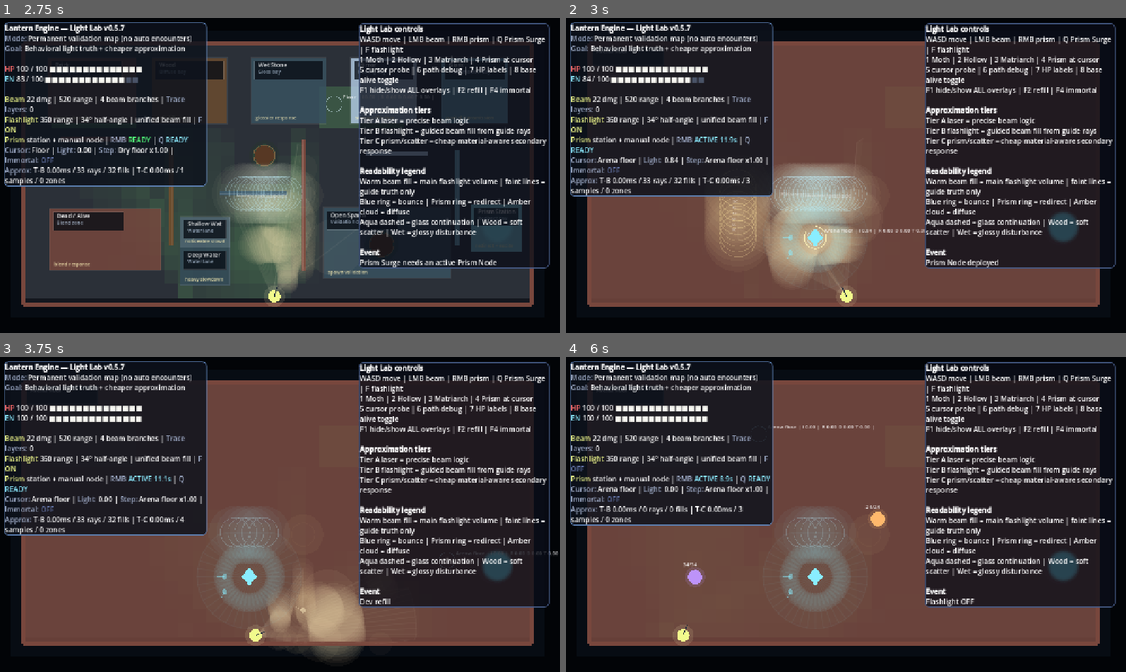
Above: before the commit, frames 1-4 (two rows, left to right).
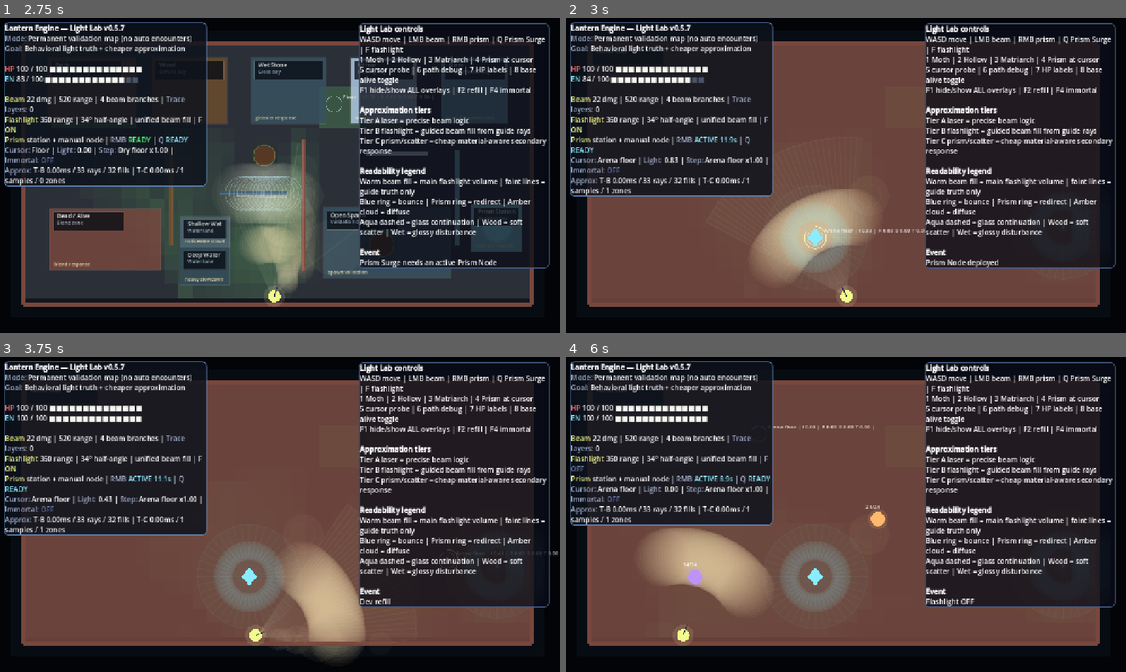
Above: after the commit, the same moments.

Repository: Nopppa/lantern-engine
Game: Godot game, scene res://scenes/main.tscn
Two runs of this game, one before a commit and one after it. Both use one fixed random seed, a clock stepped at 60 frames per second and the inputs below.
Inputs (mouse positions are in pixels of both pictures, inside the frame that each line leads up to):
- Up to frame 1 (2.75 s): tap Enter (ui_accept) at 0.5, 0.77, 1.52, 2 s; move the mouse to (403, 159) at 0.52 s; hold D (move_right) 0.53-1.28 s; click (403, 159) at 0.6 s; move the mouse to (162, 191) at 1.27 s; hold S (move_down) 1.28-2.03 s; tap Q (cast_prism_surge) at 1.35 s; move the mouse to (336, 103) at 2.02 s; hold D (move_right) from 2.03 s (still down); tap E (interact) at 2.1 s
- Up to frame 2 (3 s): move the mouse to (818, 238) at 2.77 s; release D (move_right) at 2.78 s; hold R (grant_upgrade) from 2.78 s (still down); right-click (818, 238) at 2.85 s
- Up to frame 3 (3.75 s): tap Enter (ui_accept) at 3.02 s; move the mouse to (448, 561) at 3.52 s; release R (grant_upgrade) at 3.53 s; hold A (move_left) from 3.53 s (still down); tap Q (quick_refill) at 3.6 s
- Up to frame 4 (6 s): tap Enter (ui_accept) at 3.77, 4.52 s; move the mouse to (672, 464) at 4.27 s; tap 2 (spawn_hollow) at 4.35 s; move the mouse to (874, 514) at 5.02 s; release A (move_left) at 5.03 s; hold S (move_down) 5.03-5.78 s; tap 1 (spawn_moth) at 5.1 s; move the mouse to (756, 432) at 5.77 s; hold D (move_right) from 5.78 s (still down); tap F (toggle_flashlight) at 5.85 s

Frame 1 is identical in both runs. In frame 2, 5.6% of the frame differs, in the area x 6-92%, y 44-87%; in frame 3, 3.4%; in frame 4, 5.1%.

Commit message:
refactor: shift lighting producers and solvers toward LightWorld packets
Continue the hybrid lighting roadmap by moving producer-side flow and
solver boundaries closer to the target architecture.

Producer-side:
- FlashlightVisuals now exposes source option builders and a packet-native
  build_render_packet() entry point
- Light Lab now requests flashlight/prism render packets directly from the
  producer instead of producing local visual arrays and wrapping later
- Secondary packet boundary now carries debug/perf metadata

Solver boundary:
- LightSurfaceResolver now reads occluders, patches, trees, and prism
  emitters through LightWorld-backed helper accessors
- Source enumeration, surface sampling, and closest-hit queries now prefer
  shared world data, leaving scene arrays as adapters/fallbacks

This is an incremental boundary shift, not a full solver rewrite.

Builds on: 3592e39

Diff:
--- a/scripts/gameplay/flashlight_visuals.gd
+++ b/scripts/gameplay/flashlight_visuals.gd
@@ -5,11 +5,15 @@
 const LightResponseModel = preload("res://scripts/gameplay/light_response_model.gd")
 const LightSurfaceResolver = preload("res://scripts/gameplay/light_surface_resolver.gd")
 const LightStability = preload("res://scripts/gameplay/light_stability.gd")
+const LightTypes = preload("res://scripts/gameplay/light_types.gd")
 
 static func build_visual_trace(lab) -> Dictionary:
 	if not lab.flashlight_on:
 		return {"segments": [], "zones": [], "debug_points": [], "fills": [], "perf": {}}
-	return _build_source_trace(lab, {
+	return _build_source_trace(lab, flashlight_source_options(lab))
+
+static func flashlight_source_options(lab) -> Dictionary:
+	return {
 		"source_type": "flashlight",
 		"origin": lab.player_pos,
 		"direction": lab.facing,
@@ -22,10 +26,13 @@
 		"previous_frontier": lab.approx_flashlight_frontier,
 		"source_anchor": lab.player_pos,
 		"radial_emission": false
-	})
+	}
 
 static func build_prism_visual_trace(lab, source_origin: Vector2, source_direction: Vector2, previous_frontier: Dictionary = {}) -> Dictionary:
-	return _build_source_trace(lab, {
+	return _build_source_trace(lab, prism_source_options(source_origin, source_direction, previous_frontier))
+
+static func prism_source_options(source_origin: Vector2, source_direction: Vector2, previous_frontier: Dictionary = {}) -> Dictionary:
+	return {
 		"source_type": "prism",
 		"origin": source_origin,
 		"direction": source_direction,
@@ -37,6 +44,22 @@
 		"previous_frontier": previous_frontier,
 		"source_anchor": source_origin,
 		"radial_emission": true
+	}
+
+static func build_render_packet(lab, options: Dictionary) -> Dictionary:
+	var trace := _build_source_trace(lab, options)
+	var origin := Vector2(options.get("origin", Vector2.ZERO))
+	var direction := Vector2(options.get("direction", Vector2.RIGHT))
+	var source_type := String(options.get("source_type", "light"))
+	var source_spec := LightTypes.light_source_spec(source_type, origin, direction, 1.0, float(options.get("range", 0.0)), {
+		"half_angle_deg": float(options.get("half_angle_deg", 0.0)),
+		"guide_rays": int(options.get("guide_rays", 0)),
+		"radial_emission": bool(options.get("radial_emission", false))
+	})
+	return LightTypes.light_render_packet(source_type, source_spec, trace.get("segments", []), [], trace.get("fills", []), trace.get("zones", []), {
+		"frontier": trace.get("frontier", {}),
+		"debug_points": trace.get("debug_points", []),
+		"perf": trace.get("perf", {})
 	})
 
 static func _build_source_trace(lab, options: Dictionary) -> Dictionary:
@@ -280,7 +303,7 @@
 	return fills
 
 static func _crosses_material_patch(lab, a: Vector2, b: Vector2, material_id: String) -> bool:
-	for patch: Dictionary in lab.surface_patches:
+	for patch: Dictionary in LightSurfaceResolver._world_patches(lab):
 		if String(patch.get("material_id", "")) != material_id:
 			continue
 		var rect: Rect2 = patch["rect"]
--- a/scripts/gameplay/light_surface_resolver.gd
+++ b/scripts/gameplay/light_surface_resolver.gd
@@ -7,6 +7,40 @@
 const LightQuery = preload("res://scripts/gameplay/light_query.gd")
 const LightLabCollision = preload("res://scripts/gameplay/light_lab_collision.gd")
 const LightStability = preload("res://scripts/gameplay/light_stability.gd")
+
+static func _world_occluders(lab) -> Array:
+	if lab.get("light_world") != null and lab.light_world:
+		return lab.light_world.occluder_segments
+	return lab.surface_segments
+
+static func _world_patches(lab) -> Array:
+	if lab.get("light_world") != null and lab.light_world:
+		return lab.light_world.material_patches
+	return lab.surface_patches
+
+static func _world_tree_entities(lab) -> Array:
+	if lab.get("light_world") != null and lab.light_world:
+		return lab.light_world.entity_list("tree_trunk")
+	return lab.tree_trunks
+
+static func _world_prism_entities(lab) -> Array:
+	var entities: Array = []
+	if lab.get("light_world") != null and lab.light_world:
+		entities.append_array(lab.light_world.entity_list("prism_station"))
+		entities.append_array(lab.light_world.entity_list("prism_node"))
+		return entities
+	for prism_station: Dictionary in lab.prism_stations:
+		var entity := prism_station.duplicate(true)
+		entity["kind"] = "prism_station"
+		entities.append(entity)
+	if lab.prism_node:
+		entities.append({
+			"kind": "prism_node",
+			"pos": lab.prism_node.position,
+			"radius": lab.current_prism_radius(),
+			"material_id": "prism"
+		})
+	return entities
 
 static func cast_beam(lab, target: Vector2) -> void:
 	if lab.beam_timer > 0.0:
@@ -129,33 +163,25 @@
 			"half_angle": lab.flashlight_half_angle,
 			"intensity": 0.62
 		})
-	for prism_station: Dictionary in lab.prism_stations:
+	for prism_entity: Dictionary in _world_prism_entities(lab):
+		var kind := String(prism_entity.get("kind", "prism_station"))
 		sources.append({
 			"source_type": "prism",
-			"origin": prism_station["pos"],
-			"direction": Vector2.LEFT,
-			"range": 74.0,
+			"origin": prism_entity["pos"],
+			"direction": Vector2.RIGHT if kind == "prism_node" else Vector2.LEFT,
+			"range": 88.0 if kind == "prism_node" else 74.0,
 			"half_angle": 180.0,
-			"intensity": 0.40
-		})
-	if lab.prism_node:
-		sources.append({
-			"source_type": "prism",
-			"origin": lab.prism_node.position,
-			"direction": Vector2.RIGHT,
-			"range": 88.0,
-			"half_angle": 180.0,
-			"intensity": 0.50
+			"intensity": 0.50 if kind == "prism_node" else 0.40
 		})
 	return sources
 
 static func _surface_samples_for_source(lab, source: Dictionary, previous_keys: Dictionary) -> Array:
 	var candidates: Array = []
-	for surface: Dictionary in lab.surface_segments:
+	for surface: Dictionary in _world_occluders(lab):
 		var sample := _sample_segment_from_source(lab, source, surface)
 		if not sample.is_empty():
 			candidates.append(sample)
-	for patch: Dictionary in lab.surface_patches:
+	for patch: Dictionary in _world_patches(lab):
 		var patch_sample := _sample_patch_from_source(lab, source, patch)
 		if not patch_sample.is_empty():
 			candidates.append(patch_sample)
@@ -307,7 +333,7 @@
 static func _closest_hit(lab, origin: Vector2, direction: Vector2, max_distance: float) -> Dictionary:
 	var best_t: float = max_distance
 	var best: Dictionary = {}
-	for surface: Dictionary in lab.surface_segments:
+	for surface: Dictionary in _world_occluders(lab):
 		var hit := _ray_segment_intersection(origin, direction, Vector2(surface["a"]), Vector2(surface["b"]))
 		if hit.is_empty():
 			continue
@@ -324,7 +350,7 @@
 			"special": false,
 			"hit_kind": "bounce"
 		}
-	for trunk: Dictionary in lab.tree_trunks:
+	for trunk: Dictionary in _world_tree_entities(lab):
 		var trunk_hit := LightLabCollision.segment_intersects_circle(origin, origin + direction * max_distance, Vector2(trunk["pos"]), float(trunk["radius"]))
 		if trunk_hit.is_empty():
 			continue
@@ -334,8 +360,10 @@
 			continue
 		best_t = t_tree
 		best = {"point": point, "normal": (point - Vector2(trunk["pos"])).normalized(), "material_id": "tree", "material_label": "Tree Trunk", "special": false, "hit_kind": "block"}
-	for prism_station: Dictionary in lab.prism_stations:
-		var prism_hit := BeamResolver.segment_circle_hit(origin, origin + direction * max_distance, prism_station["pos"], prism_station["radius"])
+	for prism_entity: Dictionary in _world_prism_entities(lab):
+		if String(prism_entity.get("kind", "")) != "prism_station":
+			continue
+		var prism_hit := BeamResolver.segment_circle_hit(origin, origin + direction * max_distance, prism_entity["pos"], prism_entity["radius"])
 		if prism_hit.is_empty():
 			continue
 		var point2: Vector2 = prism_hit["point"]
--- a/scripts/light_lab_scene.gd
+++ b/scripts/light_lab_scene.gd
@@ -162,42 +162,41 @@
 		secondary_render_packet = _build_secondary_render_packet(secondary)
 		secondary_light_segments = secondary_render_packet.get("segments", [])
 		secondary_light_zones = secondary_render_packet.get("zones", [])
-		secondary_debug_points = secondary.get("debug_points", [])
-		perf_snapshot["secondary"] = secondary.get("perf", {})
+		secondary_debug_points = secondary_render_packet.get("debug_points", [])
+		perf_snapshot["secondary"] = secondary_render_packet.get("perf", {})
 		perf_snapshot["tier_c_ms"] = (Time.get_ticks_usec() - t0) / 1000.0
 		prism_visual_segments = []
 		prism_visual_zones = []
 		prism_visual_debug_points = []
 		prism_visual_fills = []
 		if prism_node:
-			var prism_vis := FlashlightVisuals.build_prism_visual_trace(self, prism_node.position, Vector2.RIGHT, approx_prism_frontiers.get("manual", {}))
-			prism_visual_segments.append_array(prism_vis.get("segments", []))
-			prism_visual_zones.append_array(prism_vis.get("zones", []))
-			prism_visual_debug_points.append_array(prism_vis.get("debug_points", []))
-			prism_visual_fills.append_array(prism_vis.get("fills", []))
-			approx_prism_frontiers["manual"] = prism_vis.get("frontier", {})
+			var prism_packet := FlashlightVisuals.build_render_packet(self, FlashlightVisuals.prism_source_options(prism_node.position, Vector2.RIGHT, approx_prism_frontiers.get("manual", {})))
+			prism_visual_segments.append_array(prism_packet.get("segments", []))
+			prism_visual_zones.append_array(prism_packet.get("zones", []))
+			prism_visual_debug_points.append_array(prism_packet.get("debug_points", []))
+			prism_visual_fills.append_array(prism_packet.get("fills", []))
+			approx_prism_frontiers["manual"] = prism_packet.get("frontier", {})
 		for prism_station: Dictionary in prism_stations:
 			var station_key := "station_%d_%d" % [int(prism_station["pos"].x), int(prism_station["pos"].y)]
-			var station_vis := FlashlightVisuals.build_prism_visual_trace(self, prism_station["pos"], Vector2.LEFT, approx_prism_frontiers.get(station_key, {}))
-			prism_visual_segments.append_array(station_vis.get("segments", []))
-			prism_visual_zones.append_array(station_vis.get("zones", []))
-			prism_visual_debug_points.append_array(station_vis.get("debug_points", []))
-			prism_visual_fills.append_array(station_vis.get("fills", []))
-			approx_prism_frontiers[station_key] = station_vis.get("frontier", {})
+			var station_packet := FlashlightVisuals.build_render_packet(self, FlashlightVisuals.prism_source_options(prism_station["pos"], Vector2.LEFT, approx_prism_frontiers.get(station_key, {})))
+			prism_visual_segments.append_array(station_packet.get("segments", []))
+			prism_visual_zones.append_array(station_packet.get("zones", []))
+			prism_visual_debug_points.append_array(station_packet.get("debug_points", []))
+			prism_visual_fills.append_array(station_packet.get("fills", []))
+			approx_prism_frontiers[station_key] = station_packet.get("frontier", {})
 		prism_render_packet = _build_combined_prism_render_packet()
 		prism_visual_segments = prism_render_packet.get("segments", [])
 		prism_visual_zones = prism_render_packet.get("zones", [])
 		prism_visual_fills = prism_render_packet.get("fills", [])
 	if tier_b_due:
 		var t1 := Time.get_ticks_usec()
-		var flashlight_visuals := FlashlightVisuals.build_visual_trace(self)
-		flashlight_render_packet = _build_visual_render_packet(flashlight_visuals, _flashlight_source_spec())
+		flashlight_render_packet = FlashlightVisuals.build_render_packet(self, FlashlightVisuals.flashlight_source_options(self))
 		flashlight_visual_segments = flashlight_render_packet.get("segments", [])
 		flashlight_visual_zones = flashlight_render_packet.get("zones", [])
-		flashlight_visual_debug_points = flashlight_visuals.get("debug_points", [])
+		flashlight_visual_debug_points = flashlight_render_packet.get("debug_points", [])
 		flashlight_visual_fills = flashlight_render_packet.get("fills", [])
-		approx_flashlight_frontier = flashlight_visuals.get("frontier", {})
-		perf_snapshot["flashlight"] = flashlight_visuals.get("perf", {})
+		approx_flashlight_frontier = flashlight_render_packet.get("frontier", {})
+		perf_snapshot["flashlight"] = flashlight_render_packet.get("perf", {})
 		perf_snapshot["tier_b_ms"] = (Time.get_ticks_usec() - t1) / 1000.0
 	if tier_b_due or tier_c_due:
 		approx_state = state
@@ -509,12 +508,6 @@
 		"radial_emission": true
 	})
 
-func _build_visual_render_packet(visuals: Dictionary, source_spec: Dictionary) -> Dictionary:
-	return LightTypes.light_render_packet(String(source_spec.get("source_type", "light")), source_spec, visuals.get("segments", []), [], visuals.get("fills", []), visuals.get("zones", []), {
-		"guide_rays": source_spec.get("guide_rays", 0),
-		"radial_emission": source_spec.get("radial_emission", false)
-	})
-
 func _build_combined_prism_render_packet() -> Dictionary:
 	var segments: Array = prism_visual_segments.duplicate(true)
 	var fills: Array = prism_visual_fills.duplicate(true)
@@ -530,7 +523,8 @@
 		"tier": LightApproximation.TIER_SECONDARY
 	})
 	return LightTypes.light_render_packet("secondary", source_spec, secondary.get("segments", []), [], [], secondary.get("zones", []), {
-		"perf": secondary.get("perf", {})
+		"perf": secondary.get("perf", {}),
+		"debug_points": secondary.get("debug_points", [])
 	})
 
 func _material_under_cursor(pos: Vector2) -> Dictionary:
Not shown, changed: docs/roadmap/current-state.md
